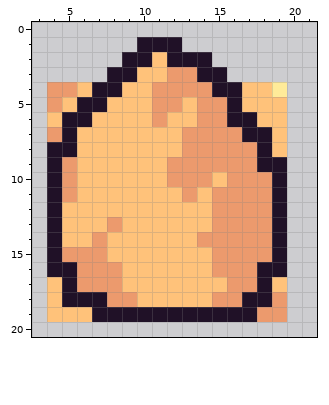
Pixel-art file, stored at projects/TinyTactics/Assets/Art/Aseprite/16x16/terrain/mountain.aseprite. That is the earlier state.
24x24 pixels, 1 frame. Shown: x 3..21, y 0..20.
New version:
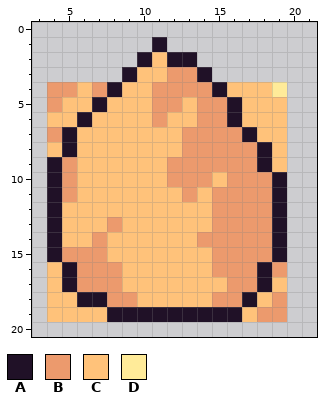
Palette (. is transparent): A #201127  B #ec9a6d  C #ffc27a  D #ffeb99
From old to new:
Layer "Layer 2":
y 1: x 10 A -> .; x 12 A -> .
y 2: x 9 A -> .; x 14 A -> .
y 3: x 8 A -> .; x 15 A -> .
y 4: x 7 A -> B; x 16 A -> C
y 5: x 6 A -> C
y 6: x 5 A -> C; x 17 A -> C
y 7: x 18 A -> C
y 8: x 4 A -> C
y 9: x 19 A -> C
y 16: x 4 A -> C; x 19 A -> B
y 18: x 5 A -> C; x 18 A -> C
y 19: x 7 A -> C; x 17 A -> C
Where, in picture pixels (left, top, right, bottom), the same in both pictures:
changed: (47, 37, 287, 172)
changed: (47, 262, 107, 322)
changed: (242, 262, 287, 322)
